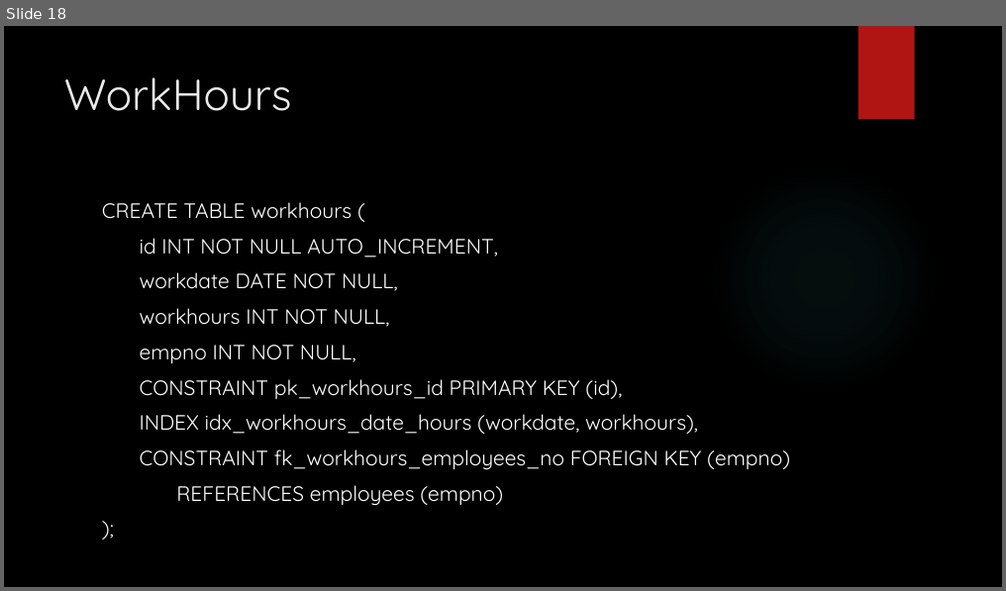
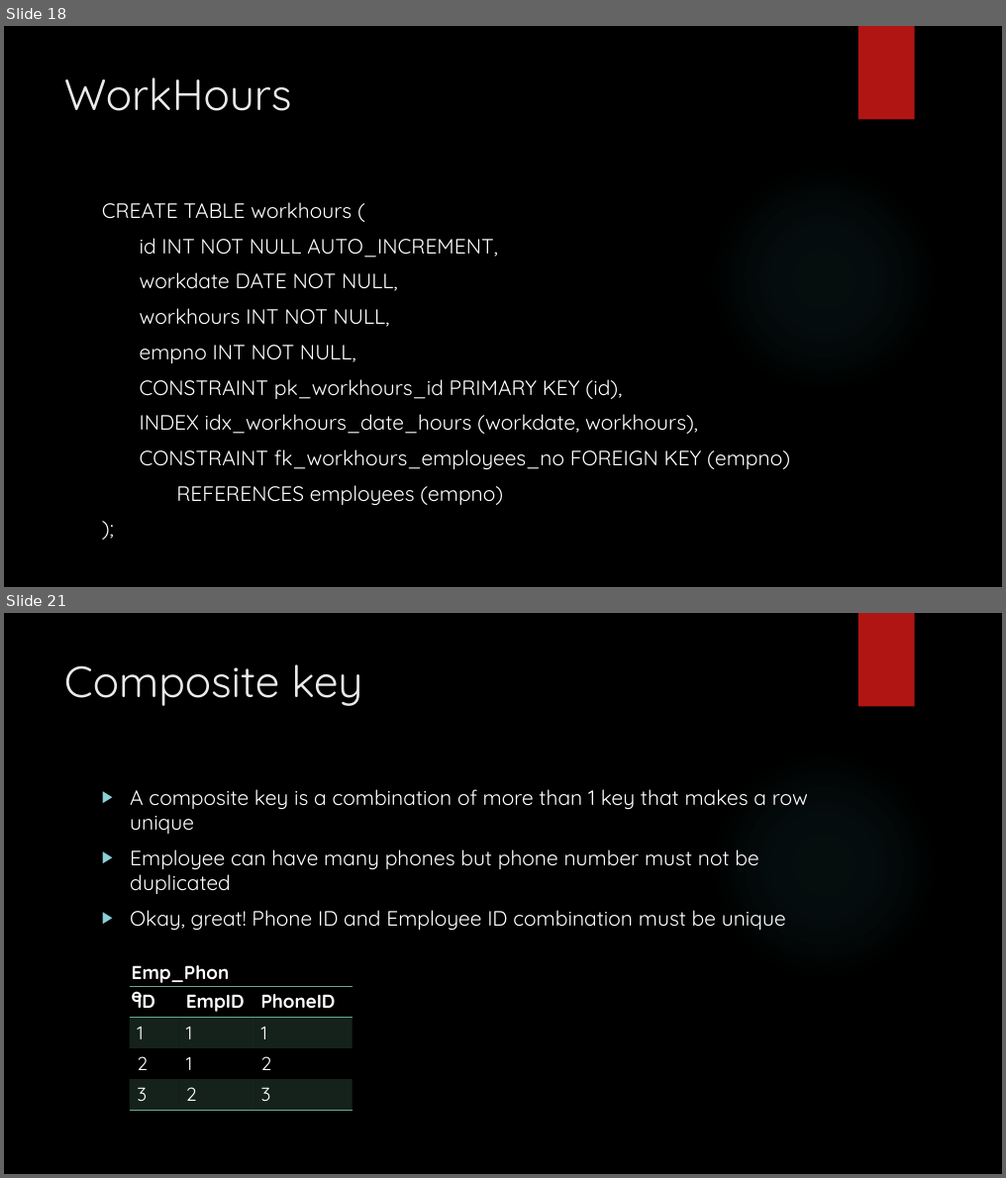
Before and after one commit to zedfoxus/database-bootcamp, a slide deck: Presentation/Database-Bootcamp-Presentation.pptx. Shown one above the other, each under a label of ours: slide 18 before the commit, slides 18 and 21 after it; the slides between them are not shown. The pictures are 1006x591 and 1006x1178 pixels, drawn with LibreOffice and Linux fonts; fonts in the diff are those of the drawing; background and template pictures are left out. Boxes give left, top, right and bottom in pixels: in the first picture for what was removed or moved away, otherwise in the second. Text is boxed around its words. In the diff, an @@ line names an element or a change of style, - is before the commit and + after.

```diff
--- a/Presentation/Database-Bootcamp-Presentation.pptx
+++ b/Presentation/Database-Bootcamp-Presentation.pptx
@@ slide 21 added at bbox=[4, 613, 1002, 1174], background picture (left out); not listed: 2 template elements that a slide beside it also shows @@
@@ title added at bbox=[64, 664, 362, 706], 42 pt, text #EBEBEB @@
+Composite key
@@ text added at bbox=[130, 789, 808, 931], 20 pt, text #FFFFFF @@
+▶ A composite key is a combination of more than 1 key that makes a row unique
+▶ Employee can have many phones but phone number must not be duplicated
+▶ Okay, great! Phone ID and Employee ID combination must be unique
@@ text added at bbox=[132, 965, 230, 983], 18 pt, text #FFFFFF, bold @@
+Emp_Phone
@@ table added at bbox=[130, 986, 352, 1108], 4 rows, 3 columns @@
+ID | EmpID | PhoneID
+1 | 1 | 1
+2 | 1 | 2
+3 | 2 | 3
```
Also in this commit, not shown: 5 other slides added.
